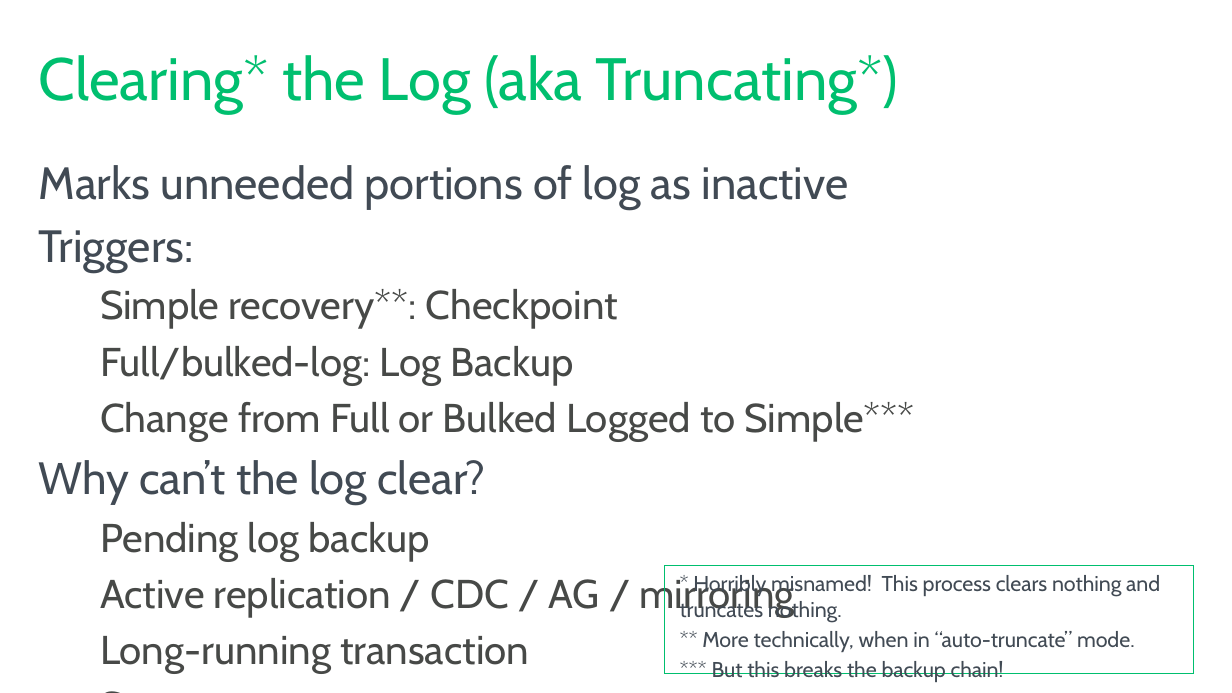
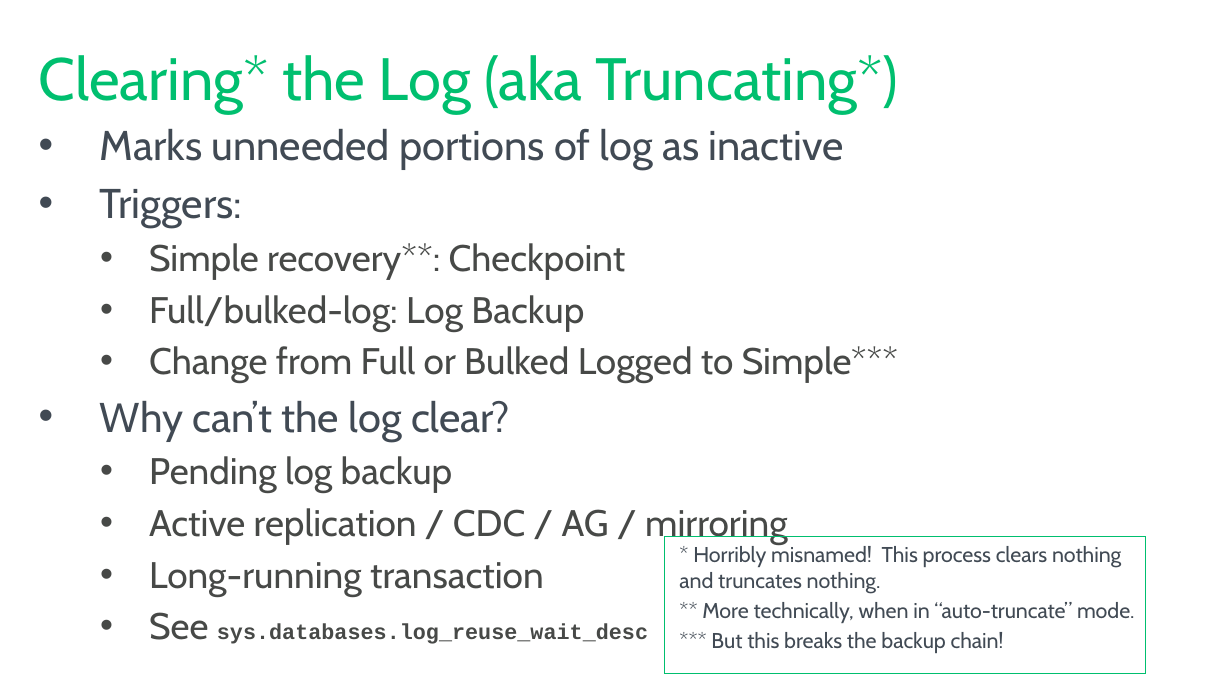
Before and after one commit to tf3604/LogFilePresentation, a slide deck: slide 37 of TransactionLog.pptx. Drawn at 1232x693 pixels with LibreOffice and Linux fonts; fonts in the diff are those of the drawing; background and template pictures are left out. Boxes give left, top, right and bottom in pixels: in the first picture for what was removed or moved away, otherwise in the second. Text is boxed around its words. In the diff, an @@ line names an element or a change of style, - is before the commit and + after.

```diff
--- a/TransactionLog.pptx
+++ b/TransactionLog.pptx
@@ text "Marks unneeded portions of log ...": place and size @@
-text "Marks unneeded portions of log ..." at (38,165,915,674)
+text "Marks unneeded portions of log ..." at (100,129,898,644)
@@ text "Marks unneeded portions of log ..." at (100,129,898,644): size 33.3 to 30.6 pt in "Marks unneeded portions of log as inactive", "Triggers:", "Why can’t the log clear?"; size 29.6 to 27.2 pt in "Simple recovery**: Checkpoint", "Full/bulked-log: Log Backup", "Change from Full or Bulked Logged to ...", "Pending log backup" and 3 more places; size 17.5 to 16.1 pt in "sys.databases.log_reuse_wait_desc"; bullet none to • @@
@@ rectangle "* Horribly misnamed! This process ...": place and size @@
-rectangle "* Horribly misnamed! This process ..." at (665,566,1194,674)
+rectangle "* Horribly misnamed! This process ..." at (665,537,1146,674)
```
Also in this commit, not shown: 41 other slides changed.
